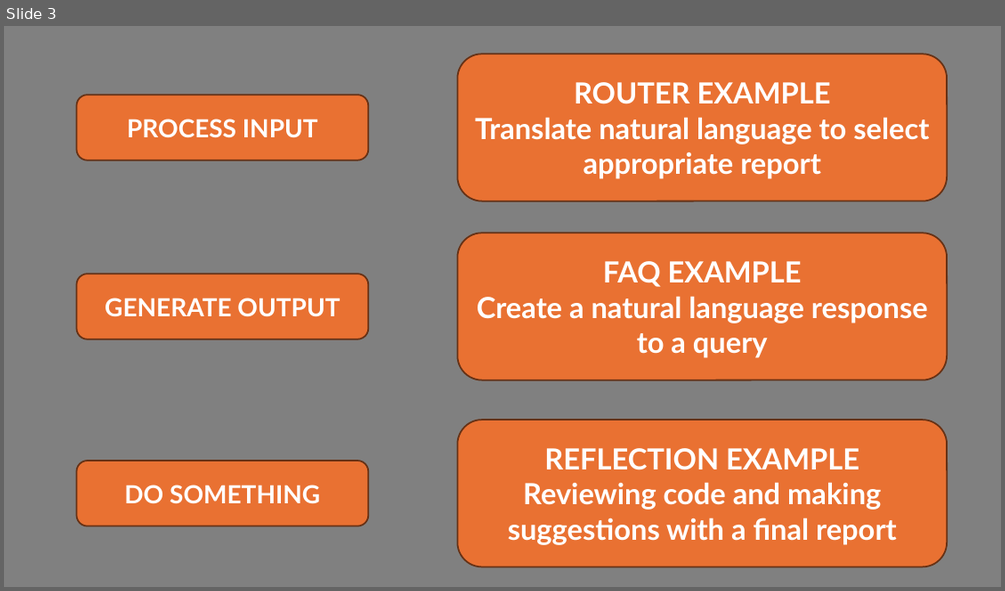
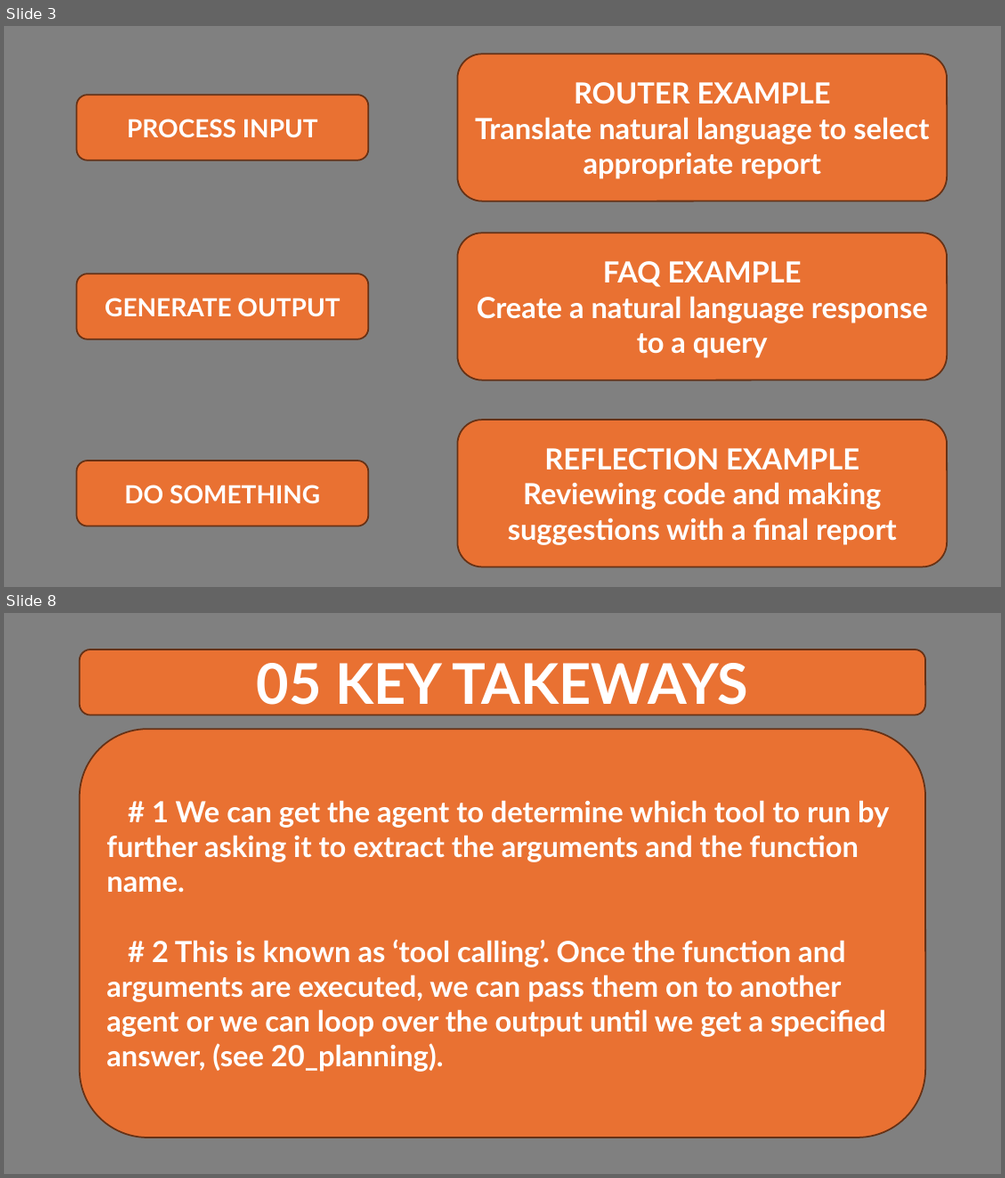
Before and after one commit to Python-Test-Engineer/btnpy, a slide deck: ai-agents.pptx. Shown one above the other, each under a label of ours: slide 3 before the commit, slides 3 and 8 after it; the slides between them are not shown. The pictures are 1005x591 and 1005x1178 pixels, drawn with LibreOffice and Linux fonts; fonts in the diff are those of the drawing. Boxes give left, top, right and bottom in pixels: in the first picture for what was removed or moved away, otherwise in the second. Text is boxed around its words. In the diff, an @@ line names an element or a change of style, - is before the commit and + after.

```diff
--- a/ai-agents.pptx
+++ b/ai-agents.pptx
@@ slide 8 added at bbox=[4, 613, 1001, 1174], background #808080 @@
@@ rounded rectangle added at bbox=[80, 649, 925, 715], fill #E97132, outline #663216 1.5 pt, 54 pt, text #FFFFFF, bold @@
+05 KEY TAKEWAYS
@@ rounded rectangle added at bbox=[80, 729, 925, 1137], fill #E97132, outline #663216 1.5 pt, 28 pt, text #FFFFFF, bold @@
+# 1 We can get the agent to determine which tool to run by further asking it to extract the arguments and the function name.
+# 2 This is known as ‘tool calling’. Once the function and arguments are executed, we can pass them on to another agent or we can loop over the output until we get a specified answer, (see 20_planning).
```
Also in this commit, not shown: 4 other slides added, 1 slide removed, 11 other files.
